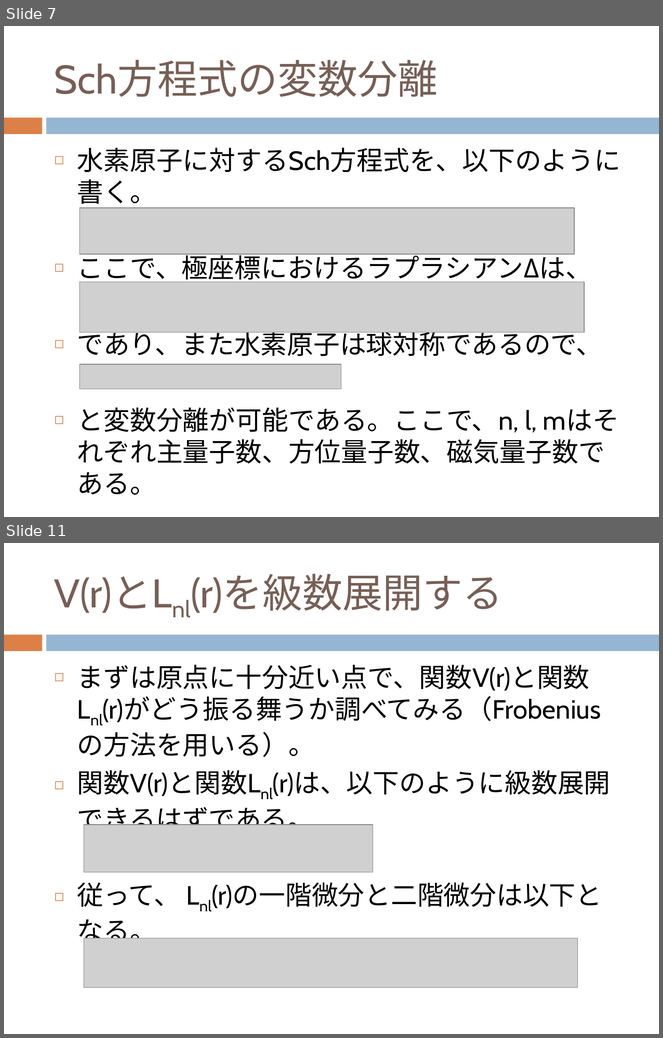
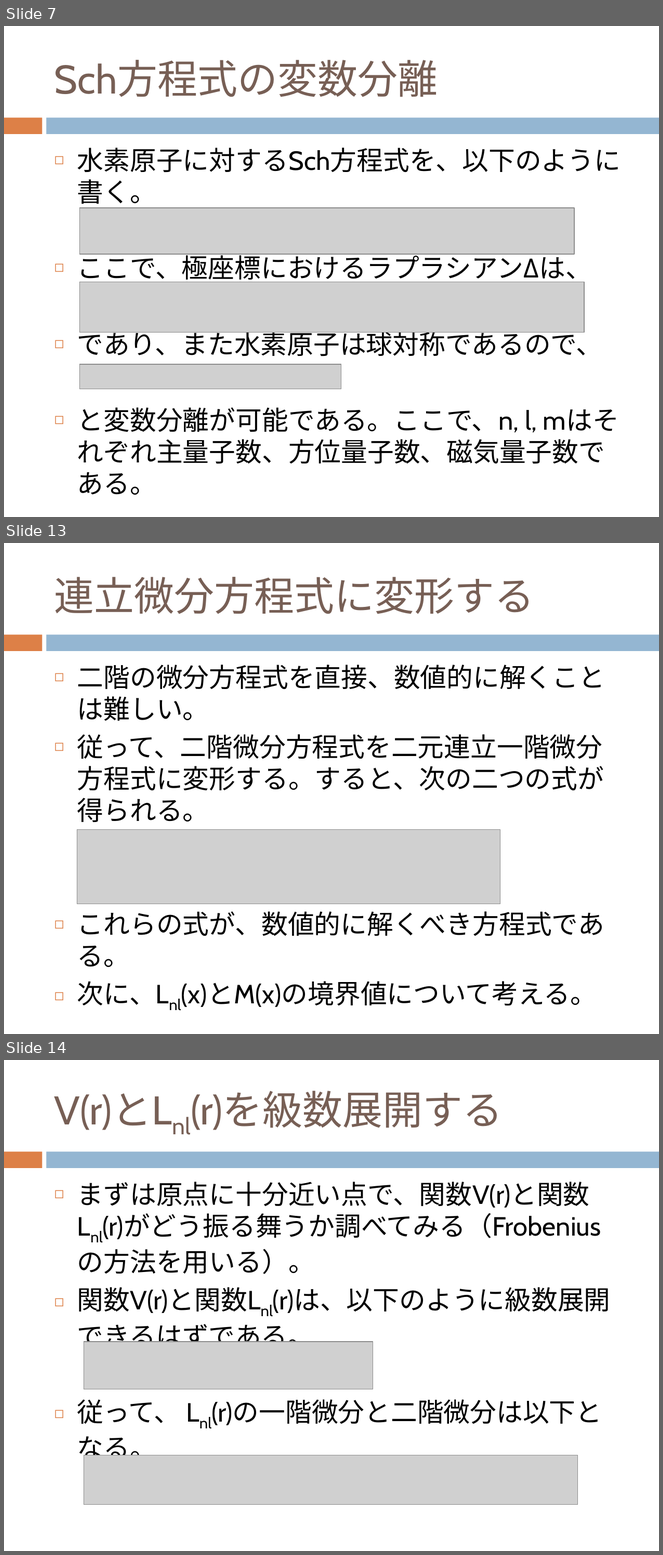
Before and after one commit to dc1394/fukui_sono2, a slide deck: 福井技術者の集いその2_発表資料スライド.pptx. Shown one above the other, each under a label of ours: slides 7 and 11 before the commit, slides 7, 13 and 14 after it; the slides between them are not shown. The pictures are 663x1038 and 663x1555 pixels, drawn with LibreOffice and Linux fonts; fonts in the diff are those of the drawing; grey boxes stand for pictures. Boxes give left, top, right and bottom in pixels: in the first picture for what was removed or moved away, otherwise in the second. Text is boxed around its words. In the diff, an @@ line names an element or a change of style, - is before the commit and + after.

```diff
--- a/福井技術者の集いその2_発表資料スライド.pptx
+++ b/福井技術者の集いその2_発表資料スライド.pptx
@@ slide 13 added at (4,543,659,1034), background #FFFFFF; not listed: 2 template elements that a slide beside it also shows @@
@@ title added at (54,577,535,614), 44 pt, text #775F55 @@
+連立微分方程式に変形する
@@ text added at (77,665,605,1007), 29 pt, text #000000 @@
+◻ 二階の微分方程式を直接、数値的に解くことは難しい。
+◻ 従って、二階微分方程式を二元連立一階微分方程式に変形する。すると、次の二つの式が得られる。
+◻ これらの式が、数値的に解くべき方程式である。
+◻ 次に、Lnl(x)とM(x)の境界値について考える。
@@ picture added at (77,830,501,904) @@
@@ what was slide 11 is now slide 14 @@
```
Also in this commit, not shown: 7 slides changed, 5 other slides added, 2 other files.
